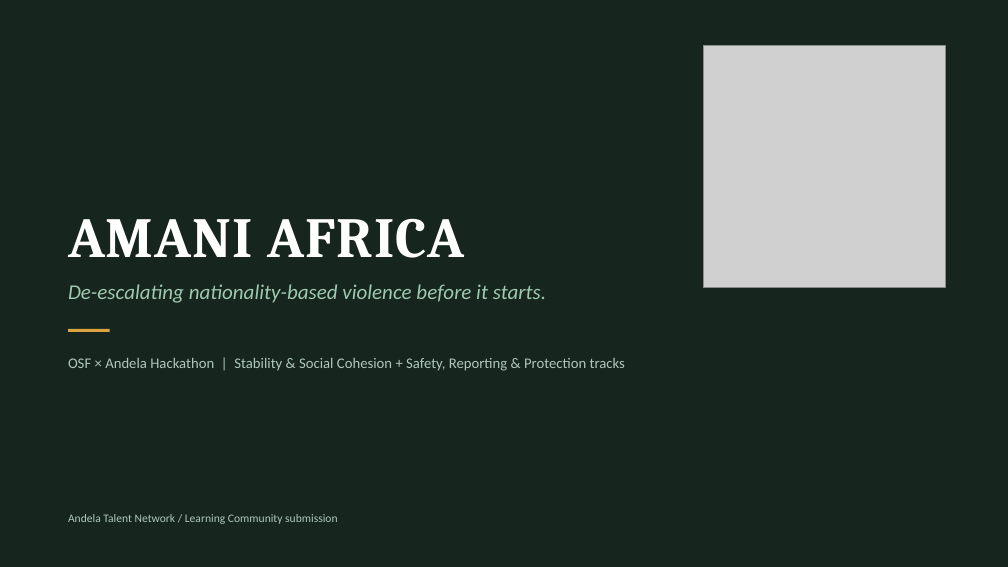
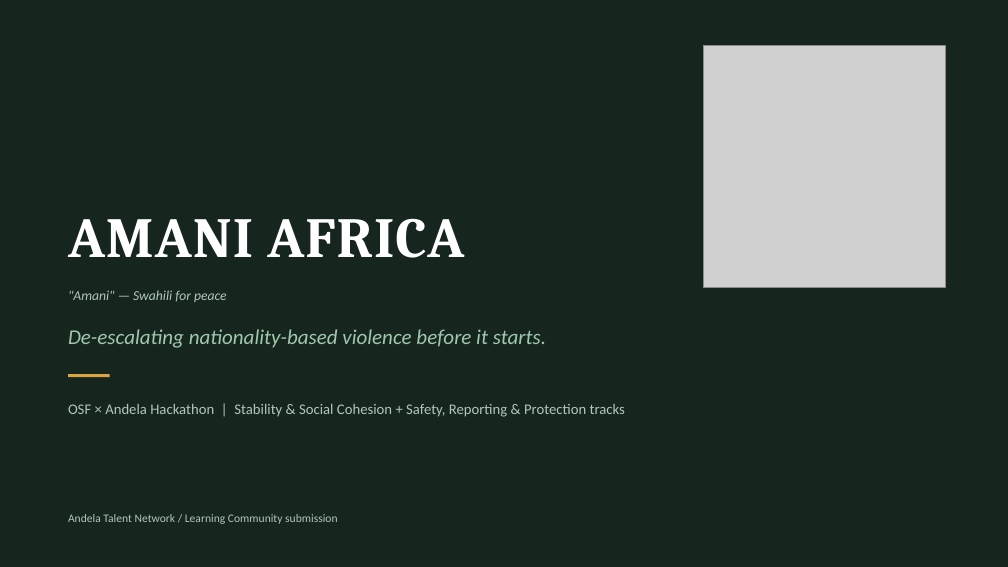
Before and after one commit to peetlucas/amani-africa, a slide deck: slide 1 of amani-africa-pitch-deck.pptx. Drawn at 1008x567 pixels with LibreOffice and Linux fonts; fonts in the diff are those of the drawing; grey boxes stand for pictures. Boxes give left, top, right and bottom in pixels: in the first picture for what was removed or moved away, otherwise in the second. Text is boxed around its words. In the diff, an @@ line names an element or a change of style, - is before the commit and + after.

```diff
--- a/amani-africa-pitch-deck.pptx
+++ b/amani-africa-pitch-deck.pptx
@@ text added at bbox=[68, 290, 227, 302], 13 pt, text #AFC7BB, italic @@
+"Amani" — Swahili for peace
@@ 2 texts, 1 rectangle: place and size @@
-2 texts, 1 rectangle at bbox=[68, 284, 625, 371]
+2 texts, 1 rectangle at bbox=[68, 329, 625, 417]
```
Also in this commit, not shown: 1 other file.
